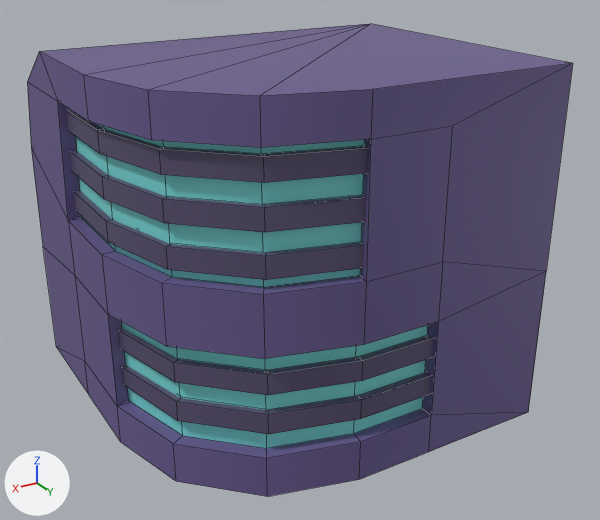
The FBX model Assets/Models/Crossing/Crossing_Buildings/Individual_Buildings/NorthWest_House_06.fbx, before and after one commit.
One viewpoint serves both versions: a camera (50 mm lens) standing at (-0.087, 1.174, 0.179) and looking at (-0.239, 0.922, 0.053). Every picture has the same lights, and +X, +Y and +Z are marked at lower left. Mesh edges are drawn as thin lines. Where no turn or scale is listed for an object, it has been applied to the vertices.

Names of what the first picture shows: 'NorthWest_House_06'.
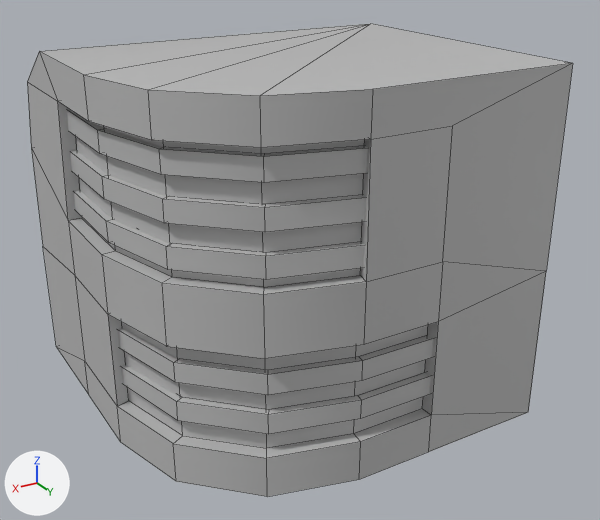
Where the change shows, as pixel boxes [x1, y1, x2, y2] in the pictures (600 x 520 px):
'NorthWest_House_06', recoloured (purple to grey): [27, 23, 573, 497] in both

The change, as a list of edits to the scene's bpy script:
```text
Add mat_environment_02:
    mat_environment_02 = principled_material('Environment_02')
    mat_environment_02.base_color = (0.5, 0.5, 0.5)  # grey #bcbcbc
Change me_mesh:
    where me_mesh.from_pydata(...)  # 167 vertices, 136 faces; spans x -0.0709..0.0709, y -0.0728..0.0728, z -0.0667..0.0667
    remove me_mesh.materials.append(mat_flatcolorbase6)  # picture img_plaza_07_diffuse_jpg
    add me_mesh.materials.append(mat_environment_02)  # grey #bcbcbc
```
